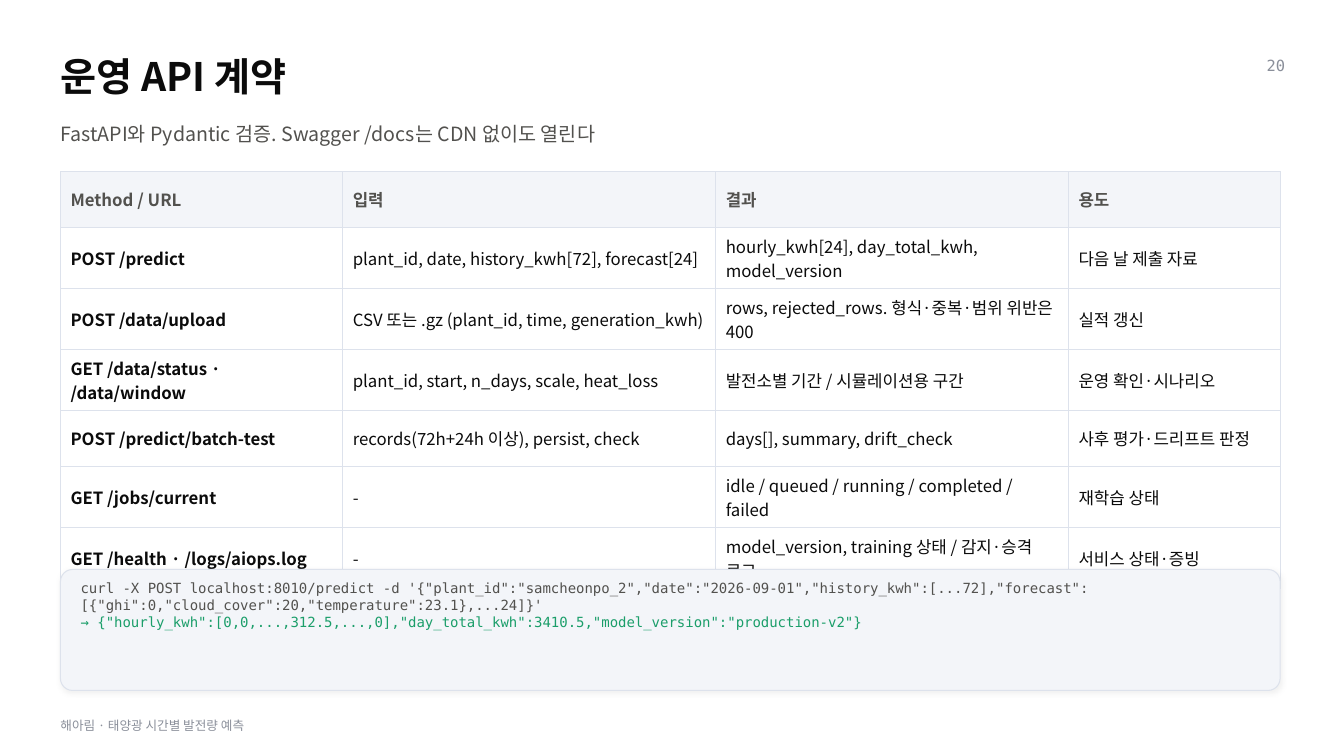
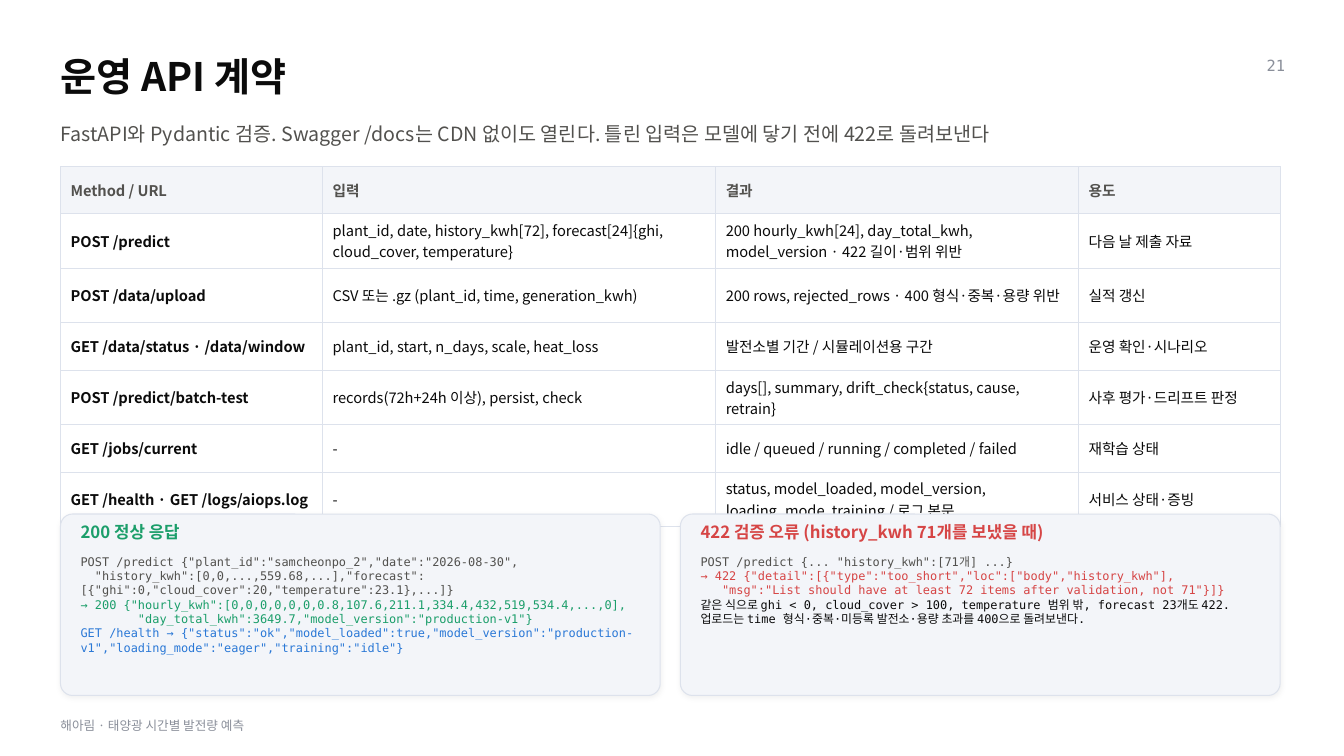
Before and after one commit to leemingi0906/model-serving, a slide deck: slide 21 of team_solar/release/해아림_발표.pptx (slide 20 before the commit). Drawn at 1344x756 pixels with LibreOffice and Linux fonts; fonts in the diff are those of the drawing. Boxes give left, top, right and bottom in pixels: in the first picture for what was removed or moved away, otherwise in the second. Text is boxed around its words. In the diff, an @@ line names an element or a change of style, - is before the commit and + after.

```diff
--- a/team_solar/release/해아림_발표.pptx
+++ b/team_solar/release/해아림_발표.pptx
@@ text at (x1=1267, y1=59, x2=1286, y2=71): text changed @@
-20
+21
@@ text at (x1=60, y1=125, x2=989, y2=146): text changed @@
-FastAPI와 Pydantic 검증. Swagger /docs는 CDN 없이도 열린다
+FastAPI와 Pydantic 검증. Swagger /docs는 CDN 없이도 열린다. 틀린 입력은 모델에 닿기 전에 422로 돌려보낸다
@@ table at (x1=60, y1=166, x2=1280, y2=518) @@
-row 2, column 2: plant_id, date, history_kwh[72], forecast[24]
+row 2, column 2: plant_id, date, history_kwh[72], forecast[24]{ghi, cloud_cover, temperature}
-row 2, column 3: hourly_kwh[24], day_total_kwh, model_version
+row 2, column 3: 200 hourly_kwh[24], day_total_kwh, model_version · 422 길이·범위 위반
-row 3, column 3: rows, rejected_rows. 형식·중복·범위 위반은 400
+row 3, column 3: 200 rows, rejected_rows · 400 형식·중복·용량 위반
-row 5, column 3: days[], summary, drift_check
+row 5, column 3: days[], summary, drift_check{status, cause, retrain}
-row 7, column 1: GET /health · /logs/aiops.log
+row 7, column 1: GET /health · GET /logs/aiops.log
-row 7, column 3: model_version, training 상태 / 감지·승격 로그
+row 7, column 3: status, model_loaded, model_version, loading_mode, training / 로그 본문
@@ size 12 to 10.5 pt in "Method / URL", "입력", "결과", "용도" and 18 more places @@
@@ table resized from (x1=60, y1=171, x2=1280, y2=573) to (x1=60, y1=166, x2=1280, y2=518) @@
@@ rounded rectangle resized from (x1=60, y1=570, x2=1280, y2=691) to (x1=60, y1=514, x2=660, y2=696) @@
@@ rounded rectangle at (x1=60, y1=514, x2=660, y2=696): proportions changed @@
@@ text added at (x1=81, y1=524, x2=180, y2=540), 12 pt, text #1B9E6A, bold @@
+200 정상 응답
@@ rounded rectangle added at (x1=681, y1=514, x2=1280, y2=696), fill #F3F5F9, outline #DDE2EC 0.75 pt @@
@@ text added at (x1=701, y1=524, x2=1044, y2=542), 12 pt, text #D64545, bold @@
+422 검증 오류 (history_kwh 71개를 보냈을 때)
@@ text at (x1=81, y1=557, x2=633, y2=655): text changed; size 10 to 8.5 pt @@
-curl -X POST localhost:8010/predict -d '{"plant_id":"samcheonpo_2","date":"2026-09-01","history_kwh":[...72],"forecast":[{"ghi":0,"cloud_cover":20,"temperature":23.1},...24]}'
-→ {"hourly_kwh":[0,0,...,312.5,...,0],"day_total_kwh":3410.5,"model_version":"production-v2"}
+POST /predict {"plant_id":"samcheonpo_2","date":"2026-08-30",
+"history_kwh":[0,0,...,559.68,...],"forecast":[{"ghi":0,"cloud_cover":20,"temperature":23.1},...]}
+→ 200 {"hourly_kwh":[0,0,0,0,0,0,0.8,107.6,211.1,334.4,432,519,534.4,...,0],
+"day_total_kwh":3649.7,"model_version":"production-v1"}
+GET /health → {"status":"ok","model_loaded":true,"model_version":"production-v1","loading_mode":"eager","training":"idle"}
@@ text added at (x1=701, y1=556, x2=1230, y2=624), 8.5 pt, text #D64545 @@
+POST /predict {... "history_kwh":[71개] ...}
+→ 422 {"detail":[{"type":"too_short","loc":["body","history_kwh"],
+"msg":"List should have at least 72 items after validation, not 71"}]}
+같은 식으로 ghi < 0, cloud_cover > 100, temperature 범위 밖, forecast 23개도 422.
+업로드는 time 형식·중복·미등록 발전소·용량 초과를 400으로 돌려보낸다.
```
Also in this commit, not shown: 19 other slides changed, 5 slides added, 8 other files.
